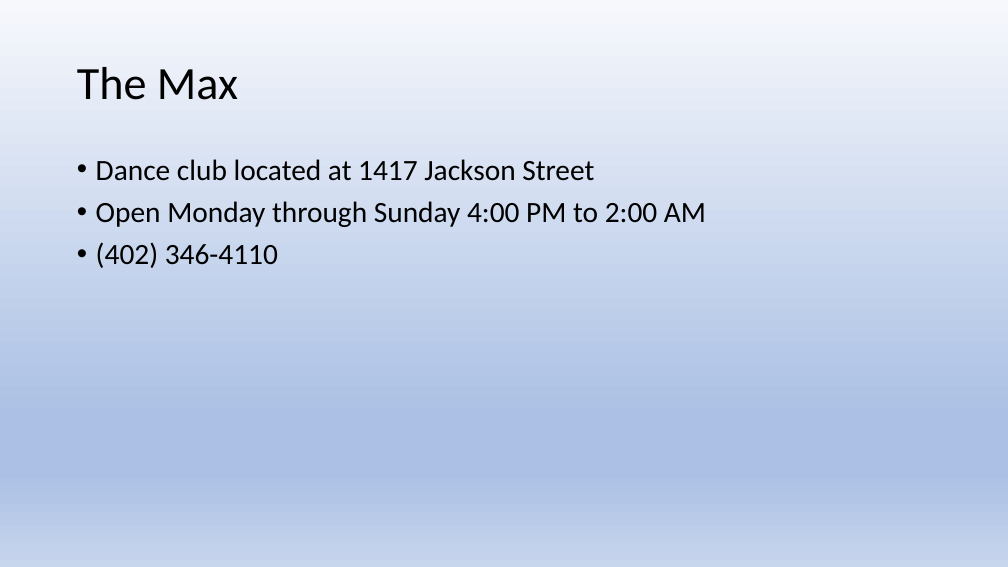
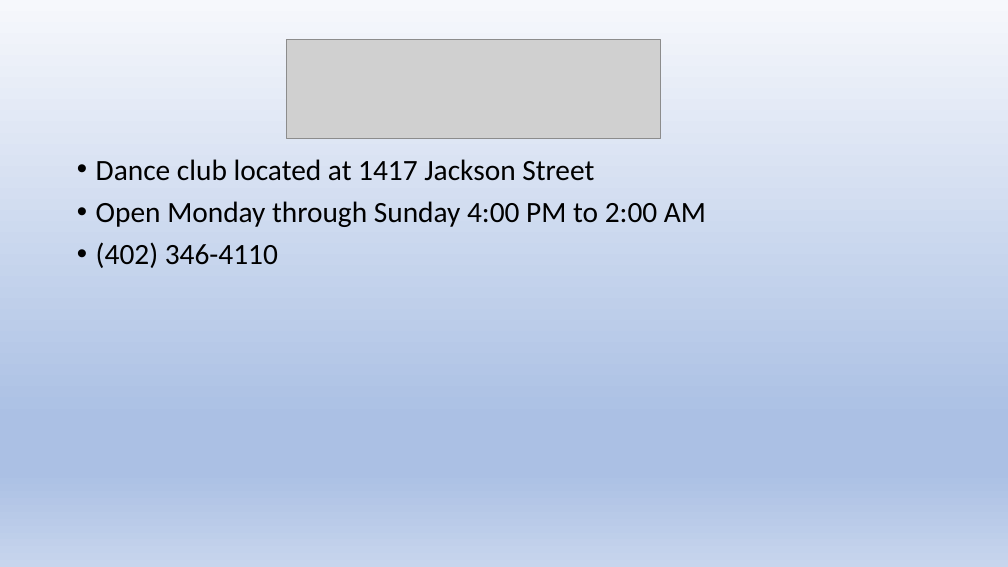
Before and after one commit to twjorgensen/ISQA4110, a slide deck: slide 2 of Milestone4/PresentationSlides.pptx. Drawn at 1008x567 pixels with LibreOffice and Linux fonts; fonts in the diff are those of the drawing; grey boxes stand for pictures. Boxes give left, top, right and bottom in pixels: in the first picture for what was removed or moved away, otherwise in the second. Text is boxed around its words. In the diff, an @@ line names an element or a change of style, - is before the commit and + after.

```diff
--- a/Milestone4/PresentationSlides.pptx
+++ b/Milestone4/PresentationSlides.pptx
@@ picture added at <box>287,39,661,139</box> @@
@@ title removed at <box>77,67,238,100</box> @@
-The Max
```
Also in this commit, not shown: 1 other slide changed, 2 other files.
